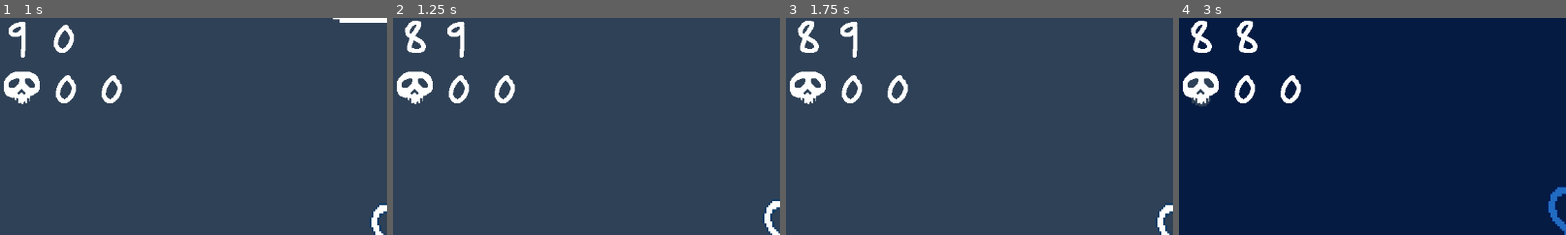
Above: before the commit, frames 1-4 (left to right).
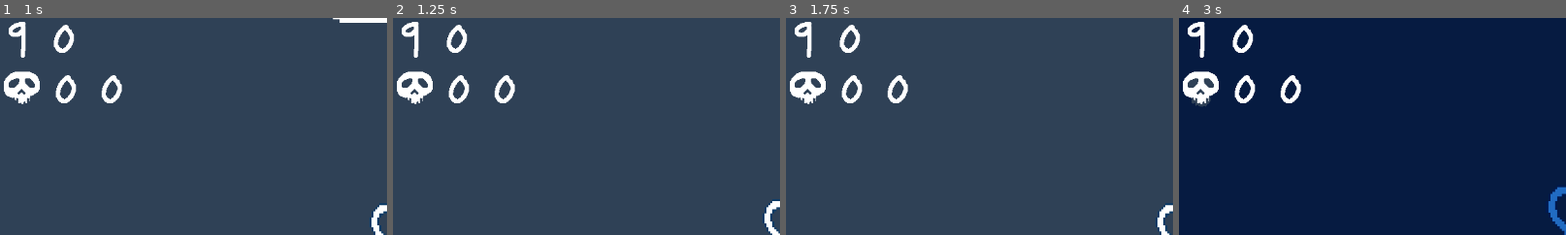
Above: after the commit, the same moments.

Repository: OliverMiguez/Speed-It-Up
Game: Godot game, scene res://Escenas/Niveles/nivel_2.tscn
Same seed, same stepped clock (60 frames per second), same inputs: the game is played once before the commit and once after it. This scene is started directly instead of the project's main scene. Sound files missing from this copy of the repository are replaced by a short silence.
Inputs (mouse positions are % of the whole screen's width and height, from its top left):
- Up to frame 1 (1 s): move the mouse to (72, 45) at 0.52 s; hold D (Derecha) from 0.53 s (still down); hold Shift (Shift) from 0.53 s (still down); tap Space (Saltar) at 0.77 s
- Up to frame 2 (1.25 s): keep holding D (Derecha); keep holding Shift (Shift)
- Up to frame 3 (1.75 s): keep holding D (Derecha); move the mouse to (30, 55) at 1.27 s; release Shift (Shift) at 1.28 s; tap Shift (Shift) at 1.35 s; tap Space (Saltar) at 1.52 s
- Up to frame 4 (3 s): move the mouse to (60, 28) at 2.02 s; release D (Derecha) at 2.03 s; hold A (Izquierda) 2.03-2.78 s; hold Shift (Shift) 2.03-2.78 s; move the mouse to (45, 70) at 2.77 s; hold D (Derecha) from 2.78 s (still down); tap Shift (Shift) at 2.85 s
The pictures show only the part of the screen within x 0-50%, y 0-50%; the shares and areas given below are measured in that part.

Frame 1 is identical in both runs. In frame 2, 0.9% of the frame differs, in the area x 2-20%, y 1-19%; in frame 3, 0.9%; in frame 4, 1.1%, in the area x 2-21%, y 0-19%.

Commit message:
Bug & Fix: Arreglado problema inicio repentino del contador durante la cuenta atras

Diff:
--- a/Scripts/ContadorTiempo/contador_tiempo_label.gd
+++ b/Scripts/ContadorTiempo/contador_tiempo_label.gd
@@ -38,6 +38,7 @@
 		add_child(rect)
 
 func iniciar() -> void:
+	await get_tree().create_timer(2.0).timeout
 	tiempo_restante = duracion_segundos
 	activo = true
 
